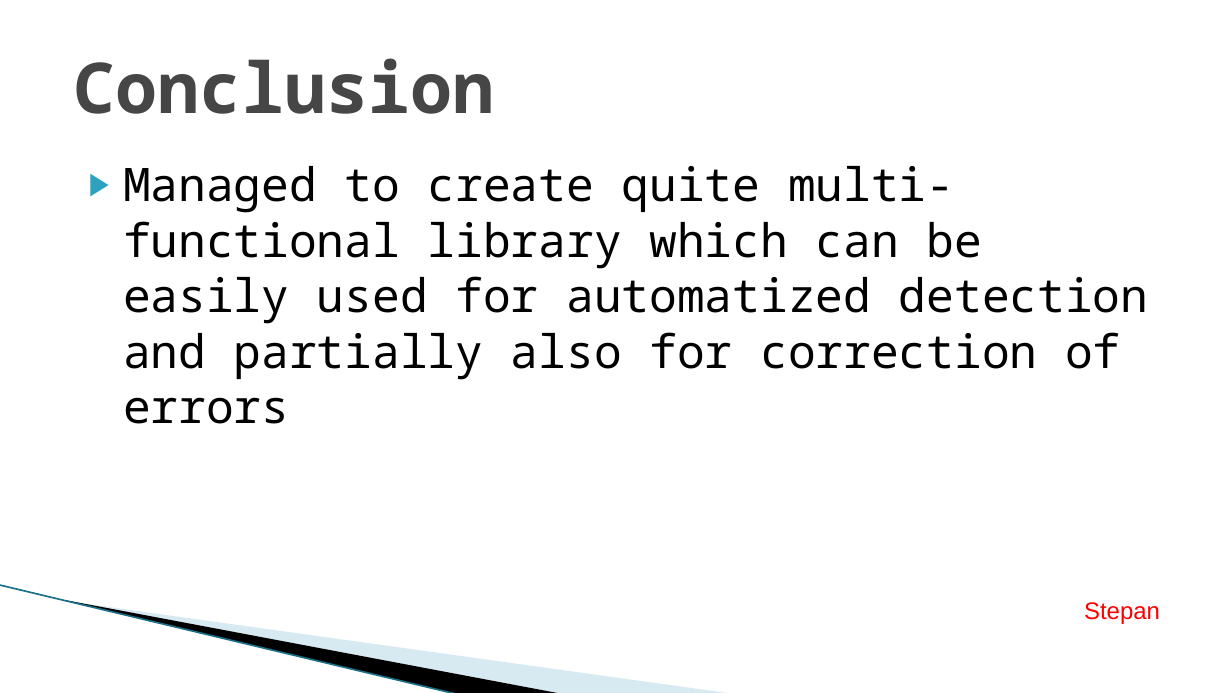
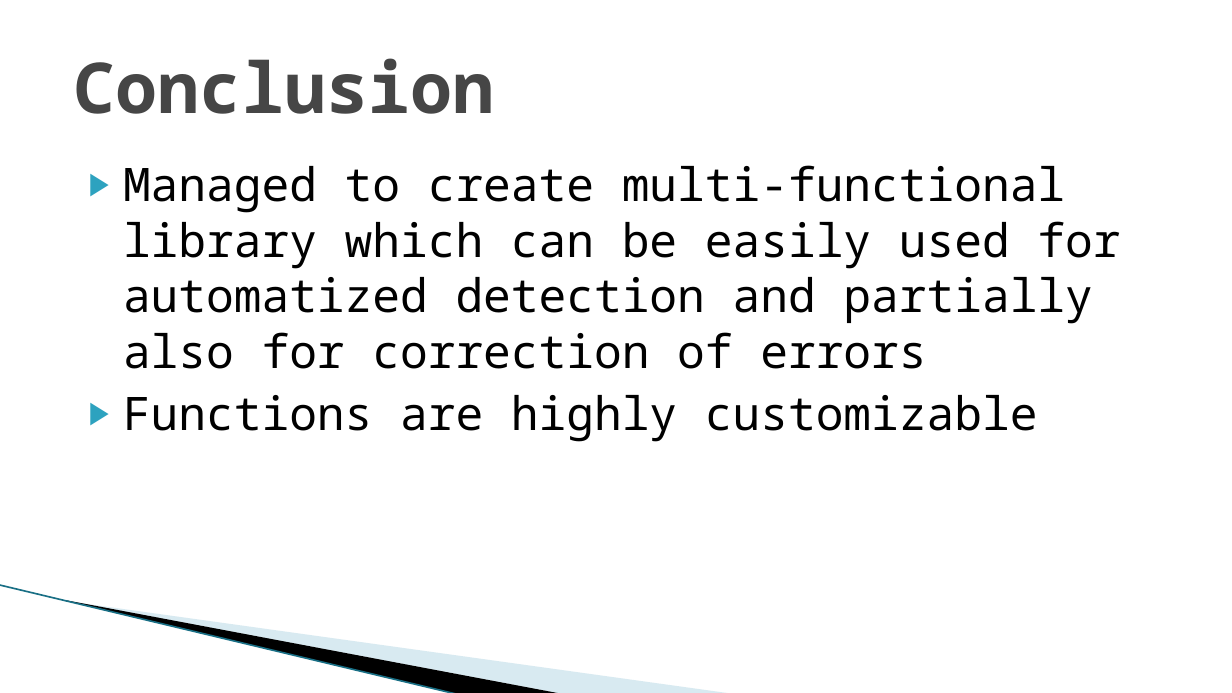
Before and after one commit to macejova/Ecox-seminar-project, a slide deck: slide 16 of prez/Macejovsky_Pardubicky_prez.pptx. Drawn at 1232x693 pixels with LibreOffice and Linux fonts; fonts in the diff are those of the drawing; background and template pictures are left out. Boxes give left, top, right and bottom in pixels: in the first picture for what was removed or moved away, otherwise in the second. Text is boxed around its words. In the diff, an @@ line names an element or a change of style, - is before the commit and + after.

```diff
--- a/prez/Macejovsky_Pardubicky_prez.pptx
+++ b/prez/Macejovsky_Pardubicky_prez.pptx
@@ text at [123,165,1120,442]: text changed @@
-▶ Managed to create quite multi-functional library which can be easily used for automatized detection and partially also for correction of errors
+▶ Managed to create multi-functional library which can be easily used for automatized detection and partially also for correction of errors
+▶ Functions are highly customizable
@@ text removed at [1084,602,1160,624] @@
-Stepan
```
Also in this commit, not shown: 5 other slides changed.
